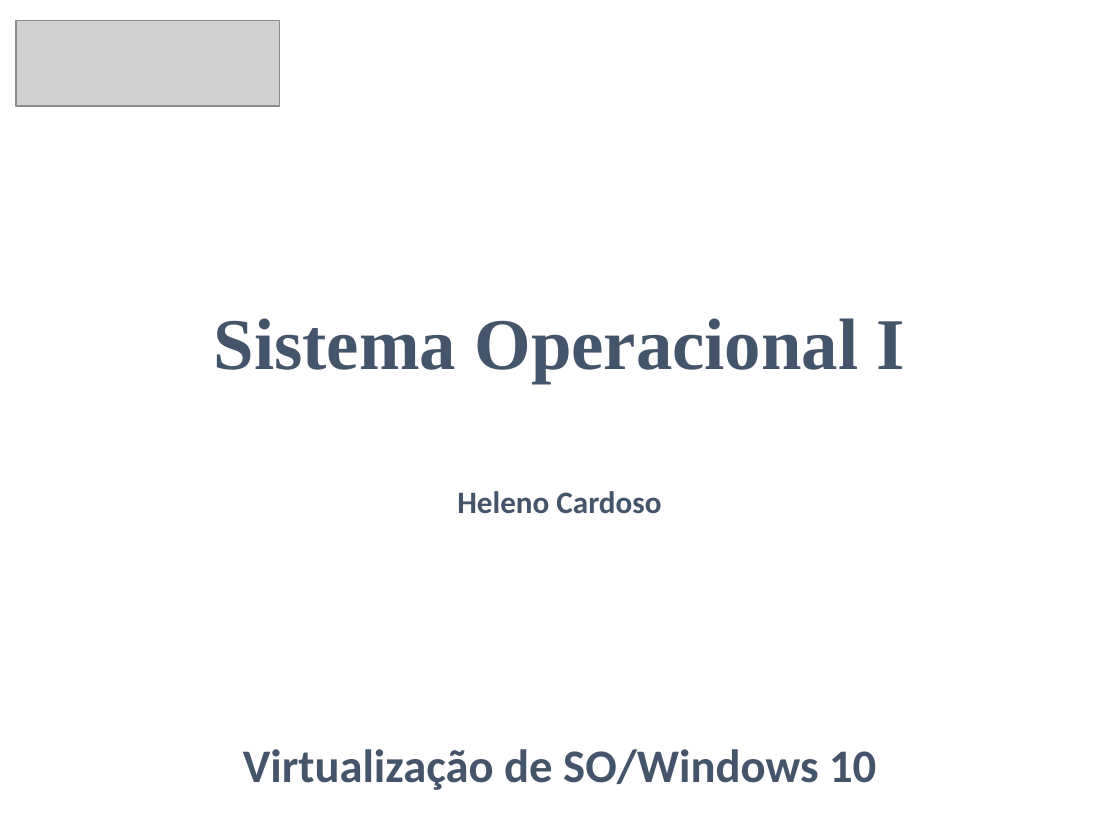
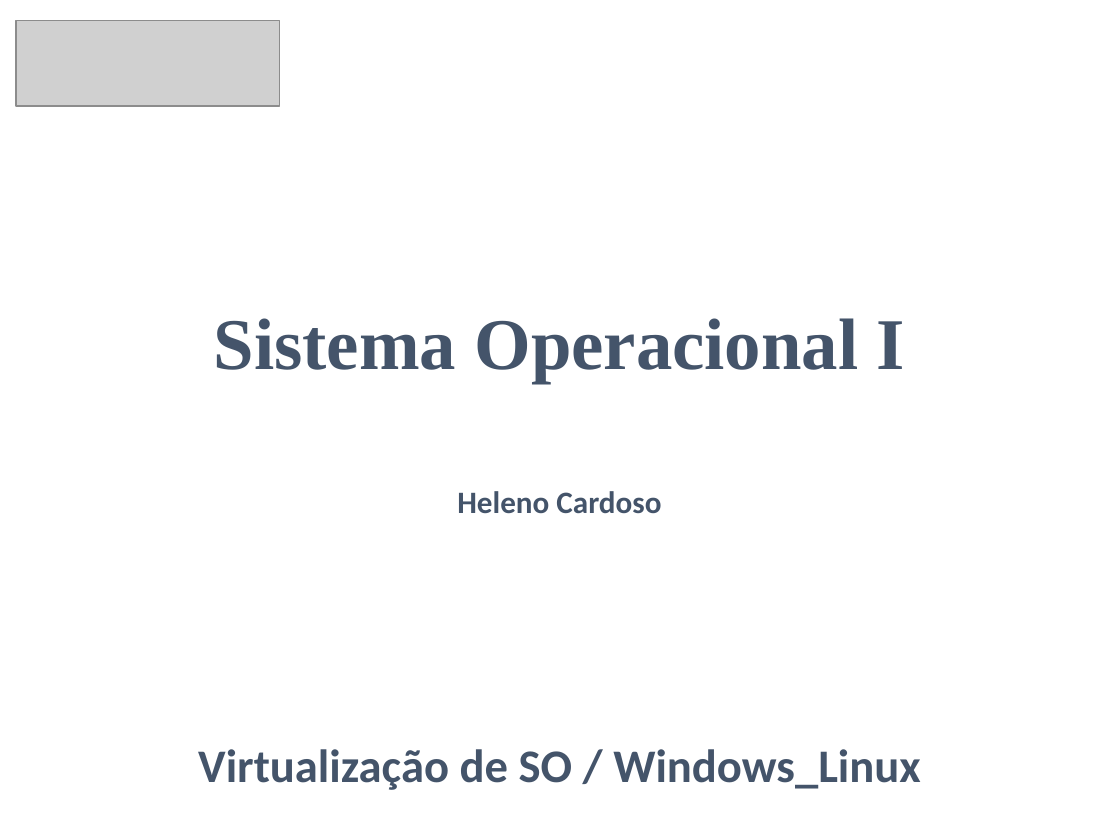
Before and after one commit to CloudEducationBrazil/WydenSistemaOperacioanal, a slide deck: slide 1 of 01 Classes/SO1 (Tecnico)/Aula2 - SO.pptx. Drawn at 1120x840 pixels with LibreOffice and Linux fonts; fonts in the diff are those of the drawing; grey boxes stand for pictures. Boxes give left, top, right and bottom in pixels: in the first picture for what was removed or moved away, otherwise in the second. Text is boxed around its words. In the diff, an @@ line names an element or a change of style, - is before the commit and + after.

```diff
--- a/01 Classes/SO1 (Tecnico)/Aula2 - SO.pptx
+++ b/01 Classes/SO1 (Tecnico)/Aula2 - SO.pptx
@@ text at (x1=198, y1=749, x2=921, y2=790): text changed @@
-Virtualização de SO/Windows 10
+Virtualização de SO / Windows_Linux
```
Also in this commit, not shown: 1 other slide changed, 9 other files.
